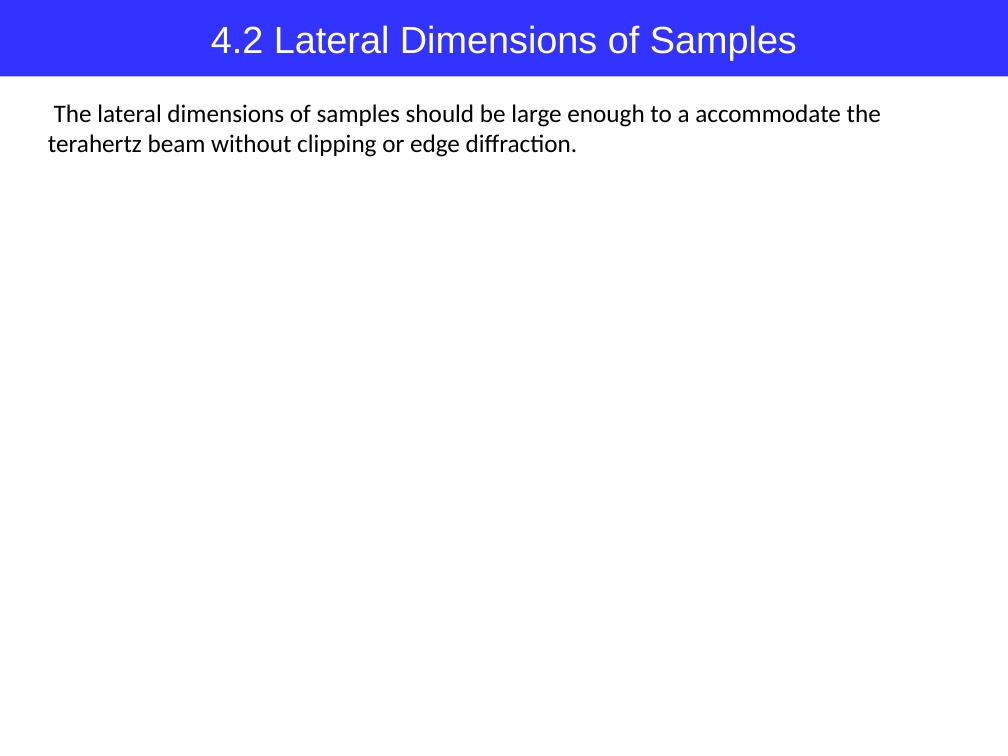
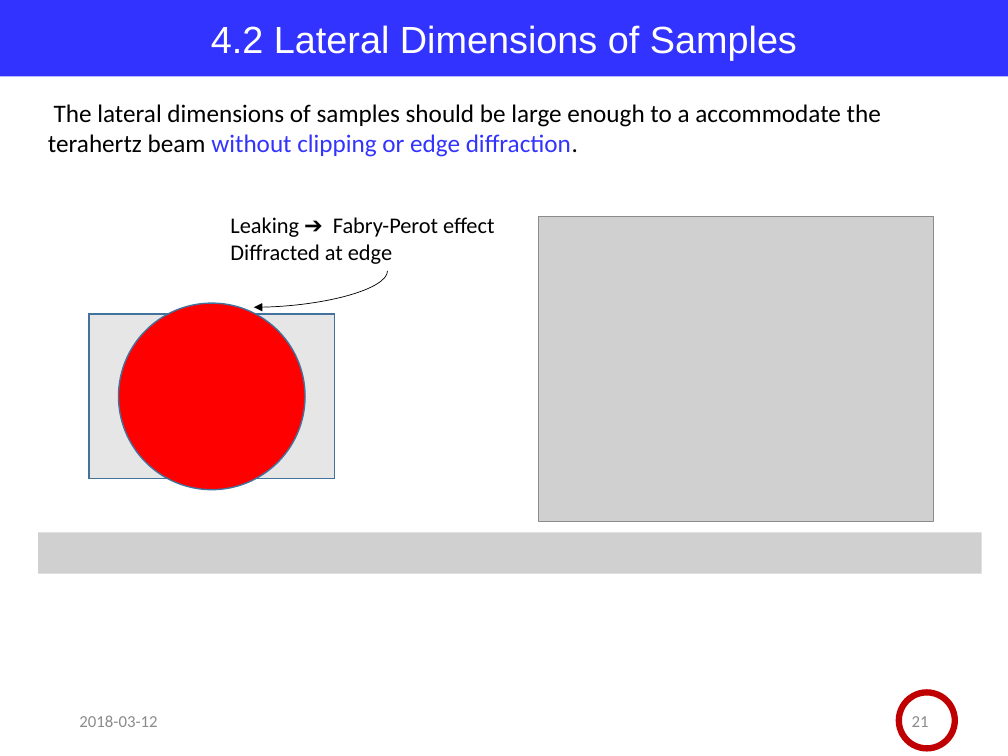
Before and after one commit to jglee96/NBTP_Lab, a slide deck: slide 21 of Terahertz Metrology/Ch2/Terahertz Metrology_Ch2.pptx (slide 20 before the commit). Drawn at 1008x756 pixels with LibreOffice and Linux fonts; fonts in the diff are those of the drawing; grey boxes stand for pictures. Boxes give left, top, right and bottom in pixels: in the first picture for what was removed or moved away, otherwise in the second. Text is boxed around its words. In the diff, an @@ line names an element or a change of style, - is before the commit and + after.

```diff
--- a/Terahertz Metrology/Ch2/Terahertz Metrology_Ch2.pptx
+++ b/Terahertz Metrology/Ch2/Terahertz Metrology_Ch2.pptx
@@ text "The lateral dimensions of samples ..." at [48,104,881,157]: text colour #000000 to #3333FF in "without clipping or edge diffraction." @@
@@ text added at [230,217,494,264], 16 pt, text #000000 @@
+Leaking ➔ Fabry-Perot effect
+Diffracted at edge
@@ picture added at [538,217,933,521] @@
@@ curved arrow added from (387, 271) to (254, 307), #000000 0.5 pt @@
@@ rectangle added at [89,314,334,479], fill #E7E6E6, outline #43739E 1 pt @@
@@ ellipse added at [119,303,305,490], fill #FF0000, outline #43739E 1 pt @@
@@ picture added at [38,532,982,574] @@
@@ text added at [79,715,157,727], 12 pt, text #8C8C8C @@
+2018-03-12
@@ ellipse added at [899,692,956,749], outline #C00000 4.5 pt @@
@@ page number added at [912,716,929,727], 12 pt, text #8C8C8C @@
+21
```
Also in this commit, not shown: 20 other slides changed, 2 slides added, 1 slide removed, 4 other files.
